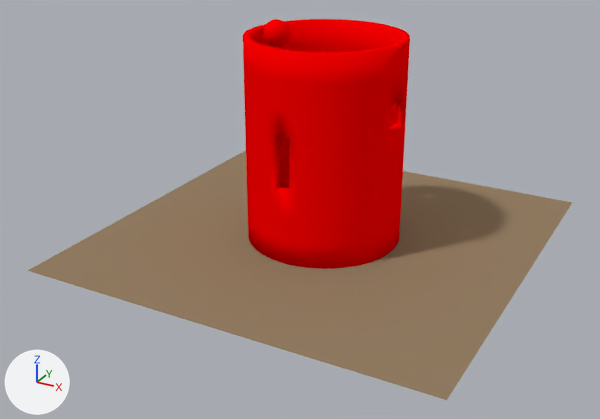
The Blender file resources/blender/env_balltube.blend: old version first, new version second.
One viewpoint serves both versions: a camera (50 mm lens) standing at (13.6, -26.8, 14.2) and looking at (-0.3, -1.4, 1.5). Every picture has the same lights, and +X, +Y and +Z are marked at lower left.

The first picture shows 'Ball', 'Floor', 'Tube'.
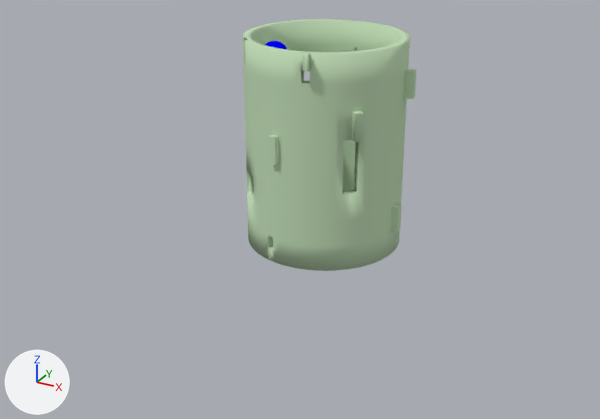
Commit message: update tube mesh

Pixel boxes (x1, y1, x2, y2) of what changed, in the pictures (600 x 419 px):
'Floor', hidden: before (28, 150, 573, 400)
'Tube', recoloured, reshaped, turned (red to green): before (243, 19, 410, 269); after (243, 19, 417, 271)
'Ball', recoloured, moved: before (263, 19, 290, 47); after (265, 41, 287, 49)
part 1 of me_dat_tube, built on: before (245, 30, 397, 268); after (243, 22, 417, 264)

Diff of the bpy script that builds the scene:
```diff
--- a/resources/blender/env_balltube.blend.py
+++ b/resources/blender/env_balltube.blend.py
@@ mat_mat_ball @@
 mat_mat_ball = diffuse_material('mat.ball')
-mat_mat_ball.base_color = (1.0, 0.0, 0.0)  # red #ff0000
+mat_mat_ball.base_color = (0.0, 0.0, 1.0)  # blue #0000ff
@@ mat_mat_tube @@
 mat_mat_tube = diffuse_material('mat.tube')
-mat_mat_tube.base_color = (1.0, 0.0, 0.0)  # red #ff0000
+mat_mat_tube.base_color = (0.544, 0.727, 0.481)  # green #c3deb8
@@ me_dat_tube @@
 # used by ob_tube; location = (0.0, 0.0, 3.92); rotation_euler = (0.0, 0.0, -0.0489), in degrees (0, 0, -2.8)
-me_dat_tube.from_pydata(...)  # 1150 vertices, 1160 faces; spans x -3.0..3.0, y -3.0..3.0, z -4.0..4.0
+me_dat_tube.from_pydata(...)  # 1334 vertices, 1299 faces; spans x -3.0..3.0, y -3.25..3.0, z -4.0..4.0
+# me_dat_tube part 1
+# 2 vertices are removed from x -1.41..-1.27, y 2.38..2.65, z -3.0
+# 93 faces are deleted
+# 76 vertices are added at x -2.89..2.88, y -3.25..2.9, z -4.0..4.0
+# 34 new vertices lie (0.0, 0.0, -0.5) away from vertices in x -2.77..2.49, y -2.65..2.77, z -3.0..4.0
+# 8 new vertices lie (0.18, -0.16, 0.0) away from vertices in x 1.9..2.49, y -2.32..-1.67, z -3.0..3.0
+# 6 new vertices lie (-0.07, -0.11, 0.0) away from vertices in x -2.24..2.24, y -1.5..1.5, z -4.0..1.0
+# 5 new vertices lie (0.13, 0.08, 0.0) away from vertices in x -1.67, y 2.49, z -4.0..-2.0
+# 6 new vertices lie (0.0, 0.0, -0.25) away from vertices in x -1.54..1.91, y 1.91..2.65, z -3.0..3.0
+# 5 new vertices lie (-0.13, -0.06, 0.0) away from vertices in x -1.15, y 2.77, z -4.0..-2.0
+# 5 new vertices lie (0.11, 0.07, 0.0) away from vertices in x -1.5, y 2.24, z -4.0..-2.0
+# 7 new vertices lie (0.06, 0.04, 0.0) away from vertices in x -1.54..-1.39, y 2.31..2.57, z -3.5..-2.5
+# 7 new vertices lie (0.0, 0.0, -0.25) away from vertices in x -1.39..1.91, y 1.91..2.71, z -3.0..2.75
+# 6 new vertices lie (0.06, 0.03, 0.0) away from vertices in x -1.41..-1.27, y 2.35..2.65, z -3.5..-2.5
+# 5 new vertices lie (-0.12, -0.05, 0.0) away from vertices in x -1.03, y 2.49, z -4.0..-2.0
+# 16 new vertices lie (0.0, 0.0, 1.0) away from vertices in x -2.89..2.88, y -3.25..2.9, z -2.0..3.0
+# 232 new faces join them
 me_dat_tube.materials.append(mat_mat_tube)
@@ ob_floor @@
 ob_floor.scale = (8.0, 8.0, 8.0)
+ob_floor.hide_viewport = True
@@ ob_ball @@
 ob_ball = bpy.data.objects.new('Ball', me_dat_ball)
-ob_ball.location = (-2.0, -0.12, 7.8)
+ob_ball.location = (-1.24, -1.57, 7.36)
@@ ob_tube @@
 ob_tube.location = (0.0, 0.0, 3.92)
-ob_tube.rotation_euler = (0.0, 0.0, -0.0489)  # degrees (0, 0, -2.8)
+ob_tube.rotation_euler = (0.0, 0.0, 0.785)  # degrees (0, 0, 45)
```
